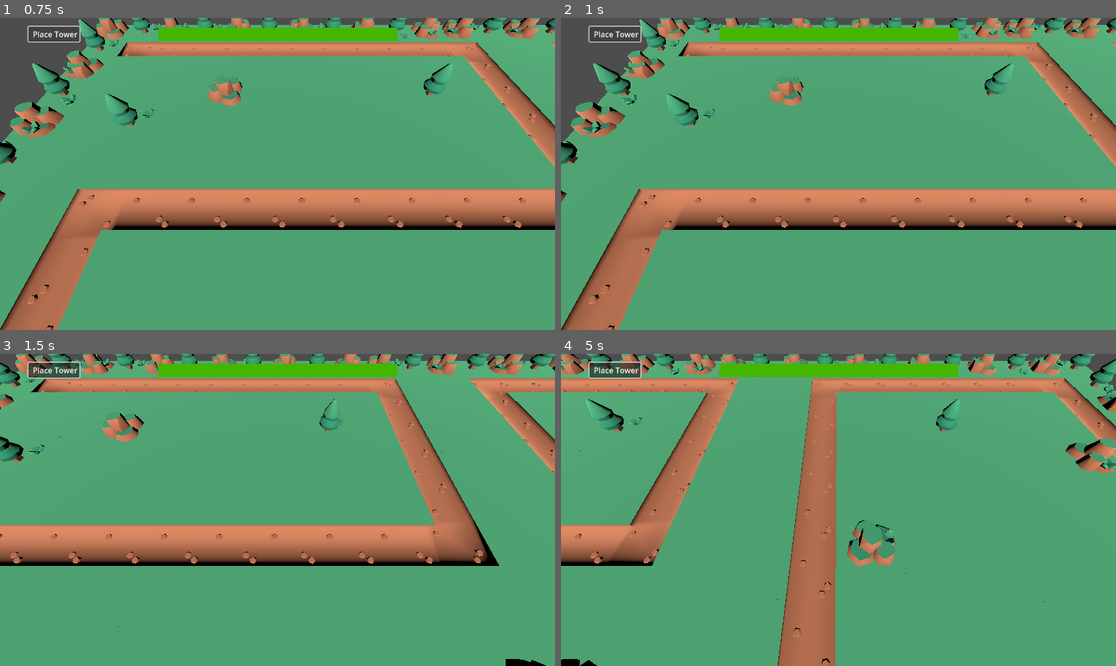
Above: before the commit, frames 1-4 (two rows, left to right).
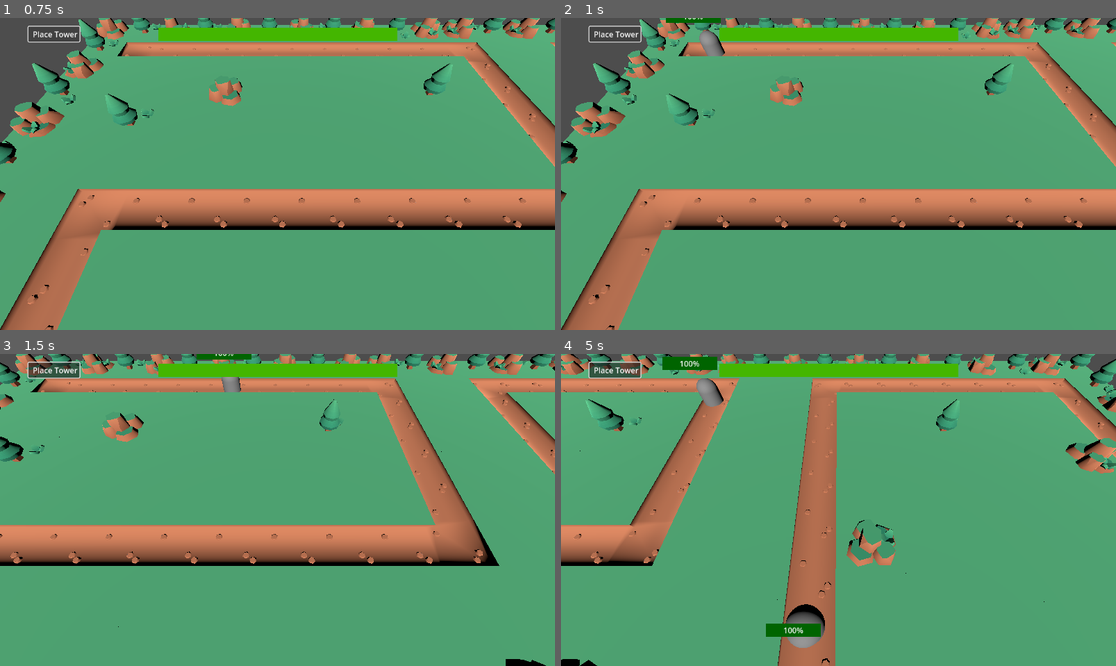
Above: after the commit, the same moments.

Repository: vhladko/tower_defence
Game: Godot game, scene res://main.tscn
The game is run twice, just before and just after one commit, with the same random seed, the same clock (stepped at 60 frames per second) and the same inputs.
Inputs (mouse positions are in pixels of both pictures, inside the frame that each line leads up to):
- Up to frame 1 (0.75 s): click "Place Tower" at 0.5 s
- Up to frame 2 (1 s): no input
- Up to frame 3 (1.5 s): move the mouse to (399, 494) at 1.27 s; hold Right (ui_right) from 1.28 s (still down); tap Mouse wheel up (zoom_in) at 1.35 s; click (399, 494) at 1.42 s
- Up to frame 4 (5 s): release Right (ui_right) at 2 s; drag from (727, 525) to (810, 572) at 2.02 s; move the mouse to (894, 441) at 2.77 s; hold Right (ui_right) 2.78-3.5 s; tap Mouse wheel up (zoom_in) at 2.85, 4.35 s; drag from (810, 572) to (672, 463) at 3.52 s; tap Enter at 4.25 s; move the mouse to (1005, 556) at 4.27 s; hold Left (ui_left) from 4.28 s (still down)

Frame 1 is identical in both runs. In frame 2, 0.4% of the frame differs, in the area x 18-30%, y 0-13%; in frame 3, 0.3%; in frame 4, 1.7%, in the area x 18-48%, y 0-95%.
Error before the commit: Parse Error: Could not find type "Mob" in the current scope. (res://finish.gd:3)

Commit message:
Fix merge conflicts. Update base mobs

Diff:
--- a/Map.tscn
+++ b/Map.tscn
@@ -1,9 +1,12 @@
-[gd_scene load_steps=7 format=3 uid="uid://4jjefy57i3tl"]
+[gd_scene load_steps=11 format=3 uid="uid://4jjefy57i3tl"]
 
 [ext_resource type="MeshLibrary" uid="uid://bjr0vu6q0vswa" path="res://tiles.tres" id="1_gfjgm"]
-[ext_resource type="Script" path="res://grid_map.gd" id="2_3h1ab"]
+[ext_resource type="Script" uid="uid://cbx3htsbcmgh4" path="res://grid_map.gd" id="2_3h1ab"]
 [ext_resource type="PackedScene" uid="uid://bnh8qr14dp22m" path="res://addons/mob_spawner/mob_spawner.tscn" id="2_3vi7k"]
 [ext_resource type="PackedScene" uid="uid://c4a7d4opceky5" path="res://Finish.tscn" id="4_7if1s"]
+[ext_resource type="PackedScene" uid="uid://b2ovr6pdjua5x" path="res://scenes/wave_manager/wave_manager.tscn" id="5_0f2yp"]
+[ext_resource type="Script" uid="uid://6xbfaxyuv8t0" path="res://resources/wave/wave_data.gd" id="6_vm4q1"]
+[ext_resource type="PackedScene" uid="uid://c0e7ldukxunhy" path="res://scenes/mobs/default/default_mob.tscn" id="7_ud676"]
 
 [sub_resource type="Curve3D" id="Curve3D_3h1ab"]
 _data = {
@@ -13,6 +16,14 @@
 point_count = 10
 
 [sub_resource type="BoxMesh" id="BoxMesh_3h1ab"]
+
+[sub_resource type="Resource" id="Resource_6f7pb"]
+script = ExtResource("6_vm4q1")
+mobs_prefab = ExtResource("7_ud676")
+delay_before_start = 20.0
+spawn_delay = 2.0
+spawn_amount = 10
+metadata/_custom_type_script = "uid://6xbfaxyuv8t0"
 
 [node name="Map" type="Node3D"]
 
@@ -32,7 +43,6 @@
 
 [node name="mob_spawner" parent="." node_paths=PackedStringArray("path") instance=ExtResource("2_3vi7k")]
 transform = Transform3D(1, 0, 0, 0, 1, 0, 0, 0, 1, -7.85135, 0, 0)
-mob_prefab = ExtResource("4_7if1s")
 path = NodePath("../Path3D")
 
 [node name="MeshInstance3D" type="MeshInstance3D" parent="mob_spawner"]
@@ -41,3 +51,7 @@
 [node name="Finish" parent="." instance=ExtResource("4_7if1s")]
 transform = Transform3D(1, 0, 0, 0, 1, 0, 0, 0, 1, -6.72735, 0.776772, 23.0283)
 visible = false
+
+[node name="WaveManager" parent="." node_paths=PackedStringArray("mob_spawner") instance=ExtResource("5_0f2yp")]
+mob_spawner = NodePath("../mob_spawner")
+waves = Array[ExtResource("6_vm4q1")]([SubResource("Resource_6f7pb")])
--- a/finish.gd
+++ b/finish.gd
@@ -1,5 +1,6 @@
 extends Area3D
 
-func _on_body_entered(body: Mob):
+func _on_body_entered(body: BaseMob):
+	print(body.damage)
 	State.set_user_hp(State.user_hp - body.damage)
-	body.queue_free()
+	body.die()
--- a/resources/mob/base_mob.gd
+++ b/resources/mob/base_mob.gd
@@ -19,6 +19,9 @@
 	current_hit_points = mob_data.health
 	reward = mob_data.reward
 	speed = mob_data.speed
+	damage = mob_data.damage
+
+	global_transform.origin = pathFollow.global_transform.origin
 
 	healthBar = healthBarPrefab.instantiate()
 	healthBar.maxHealth = max_hit_points
@@ -28,8 +31,6 @@
 func init_path(path: Path3D) -> void:
 	pathFollow = PathFollow3D.new()
 	path.add_child(pathFollow)
-	global_transform.origin = pathFollow.global_transform.origin
-	update_health_bar_position()
 
 func update_health_bar_position() -> void:
 	var camera = get_viewport().get_camera_3d()
--- a/resources/mob/mob_data.gd
+++ b/resources/mob/mob_data.gd
@@ -4,3 +4,4 @@
 @export var health: float
 @export var speed: float
 @export var reward: float
+@export var damage: int
--- a/scenes/mobs/default/default_mob.tscn
+++ b/scenes/mobs/default/default_mob.tscn
@@ -7,8 +7,9 @@
 [sub_resource type="Resource" id="Resource_ibsro"]
 script = ExtResource("3_uaxkl")
 health = 100.0
-speed = 2.0
+speed = 20.0
 reward = 10.0
+damage = 10
 metadata/_custom_type_script = "uid://dqj4v33r2al6t"
 
 [sub_resource type="CapsuleMesh" id="CapsuleMesh_wnken"]
@@ -16,6 +17,7 @@
 [sub_resource type="CapsuleShape3D" id="CapsuleShape3D_go2bn"]
 
 [node name="Default" type="CharacterBody3D"]
+collision_layer = 5
 script = ExtResource("1_4kc14")
 healthBarPrefab = ExtResource("2_uaxkl")
 mob_data = SubResource("Resource_ibsro")
Not shown: 1 places in main.tscn that only renumber resources
